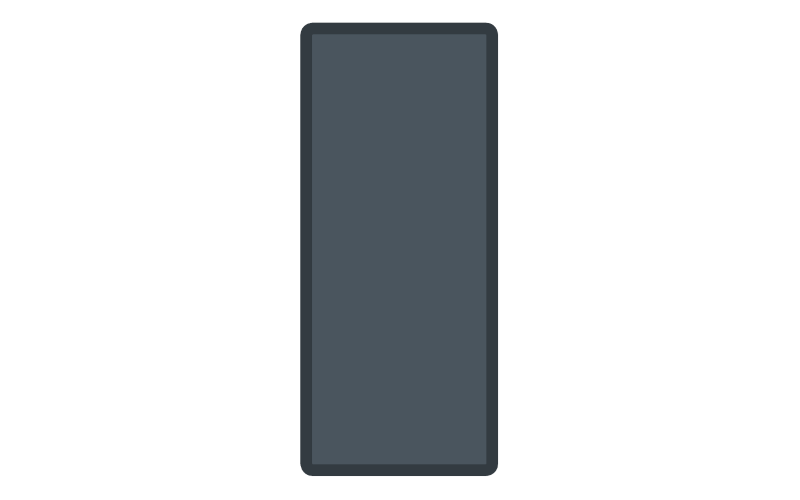
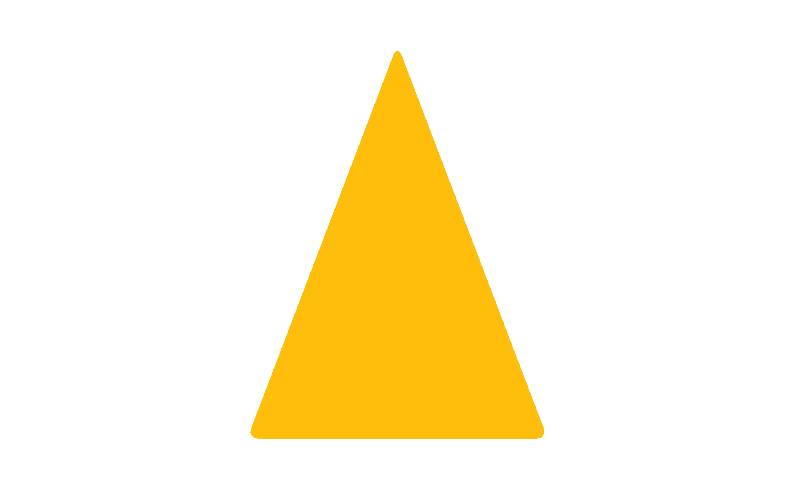
Comparing the layer stacks of the two (800, 500) images. Changes:
hid "Rede DG-CA3 (3).png copy" over 300, 22, 499, 477
showed "Rede DG-CA3 (1).png copy", painted on it over 250, 50, 545, 439
